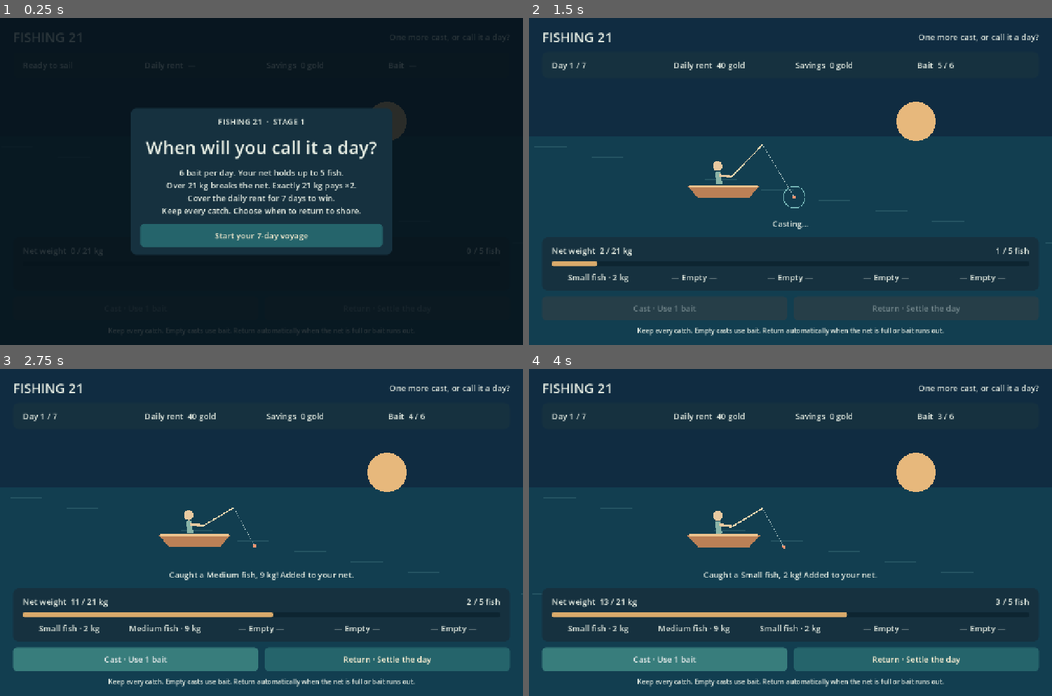
Above: before the commit, frames 1-4 (two rows, left to right).
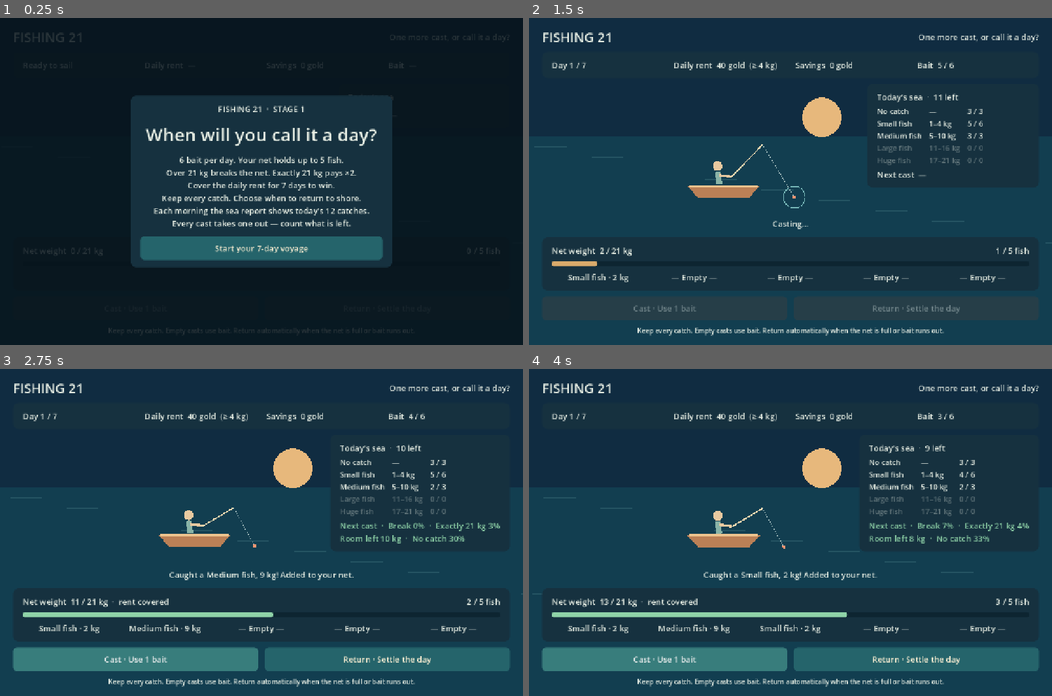
Above: after the commit, the same moments.

Repository: Peggyyyyyyyy123/fishing-21
Game: Godot game, scene res://scenes/main.tscn
The game is run twice, just before and just after one commit, with the same random seed, the same clock (stepped at 60 frames per second) and the same inputs.
Inputs:
- Up to frame 1 (0.25 s): no input
- Up to frame 2 (1.5 s): click "Start your 7-day voyage" at 0.5 s; click "Cast · Use 1 bait" at 1.25 s
- Up to frame 3 (2.75 s): click "Cast · Use 1 bait" at 2 s
- Up to frame 4 (4 s): click "Cast · Use 1 bait" at 2.75 s

The runs differ from the first frame. In frame 1, 11% of the frame differs, in the area x 25-78%, y 23-76%; in frame 2, 2.3%; in frame 3, 3.6%; in frame 4, 3.7%.

Commit message:
Stage 2: sea report panel, odds and rent in kilograms
SeaReportPanel owns the new report so GameView only delegates to it. The
weight bar shares the panel's risk colour. Rent is also shown in kg.

Co-Authored-By: Claude Opus 5.5 <noreply@anthropic.com>

Diff:
--- a/presentation/fishing_view.gd
+++ b/presentation/fishing_view.gd
@@ -19,7 +19,7 @@
 	var horizon := size.y * 0.36
 	draw_rect(Rect2(Vector2.ZERO, size), Color("102c41"))
 	draw_rect(Rect2(0, horizon, size.x, size.y - horizon), Color("123e50"))
-	draw_circle(Vector2(size.x * 0.74, horizon - 35), 48, Color("e7b87c"))
+	draw_circle(Vector2(size.x * 0.56, horizon - 45), 48, Color("e7b87c"))
 	for index in range(12):
 		var y := horizon + 28 + index * 26
 		var x := fmod(index * 139.0 + _time * 9.0, maxf(size.x, 1.0))
--- a/presentation/game_view.gd
+++ b/presentation/game_view.gd
@@ -13,6 +13,7 @@
 @onready var _cast_button: Button = %CastButton
 @onready var _return_button: Button = %ReturnButton
 @onready var _scenery: FishingView = $FishingView
+@onready var _sea_report: SeaReportPanel = %SeaPanel
 
 
 func _ready() -> void:
@@ -31,6 +32,8 @@
 	%StartButton.text = "Start your %d-day voyage" % config.get_total_days()
 	%StartButton.disabled = false
 	%MenuRules.text = "%d bait per day. Your net holds up to %d fish.\nOver %d kg breaks the net. Exactly %d kg pays ×%d.\ …(231 unchanged characters)…
+	if config.sea_pool_size > 0:
+		%MenuRules.text += "\nEach morning the sea report shows today's %d catches.\nEvery cast takes one out — count what is left." % config.sea_pool_size
 	_menu.show()
 	_result.hide()
 
@@ -45,10 +48,13 @@
 	if day == null:
 		return
 	%DayLabel.text = "Day %d / %d" % [session.get_day_number(), session.get_total_days()]
-	%QuotaLabel.text = "Daily rent  %d gold" % day.get_quota()
+	var rent_kg := _rent_weight_kg(day.get_quota(), config)
+	%QuotaLabel.text = "Daily rent  %d gold  (≥ %d kg)" % [day.get_quota(), rent_kg]
 	%CoinsLabel.text = "Savings  %d gold" % session.get_coins()
 	%BaitLabel.text = "Bait  %d / %d" % [day.get_bait_remaining(), config.bait_per_day]
 	%WeightLabel.text = "Net weight  %d / %d kg" % [day.get_total_weight_kg(), config.weight_cap_kg]
+	if day.get_total_weight_kg() >= rent_kg and day.get_total_weight_kg() <= config.weight_cap_kg:
+		%WeightLabel.text += "  ·  rent covered"
 	%WeightBar.max_value = config.weight_cap_kg
 	%WeightBar.value = day.get_total_weight_kg()
 	%NetCount.text = "%d / %d fish" % [day.get_fish_count(), config.net_slots]
@@ -70,6 +76,20 @@
 	_cast_button.disabled = not active or not day.can_cast()
 	_return_button.disabled = not active
 	_scenery.set_casting(busy)
+	var forecast: CatchForecast = null if busy else session.get_next_cast_forecast()
+	_sea_report.render(day, config, forecast)
+	_tint_weight_bar(forecast)
+
+
+func _tint_weight_bar(forecast: CatchForecast) -> void:
+	var fill := StyleBoxFlat.new()
+	fill.set_corner_radius_all(5)
+	fill.bg_color = SeaReportPanel.risk_color(forecast)
+	%WeightBar.add_theme_stylebox_override("fill", fill)
+
+
+func _rent_weight_kg(quota: int, config: GameConfig) -> int:
+	return ceili(float(quota) / config.price_per_kg)
 
 
 func set_message(message: String) -> void:
--- /dev/null
+++ b/presentation/sea_report_panel.gd
@@ -0,0 +1,81 @@
+class_name SeaReportPanel
+extends PanelContainer
+## Shows today's sea and the next-cast odds. Reads model snapshots only; no rule decisions.
+
+const SAFE := Color("8fd3a8")
+const WARNING := Color("f0c674")
+const DANGER := Color("f08a76")
+
+@onready var _title: Label = %SeaTitle
+@onready var _grid: GridContainer = %SeaGrid
+@onready var _forecast_label: Label = %ForecastLabel
+
+
+## Colour for a break chance; shared with the net weight bar so both warn together.
+static func risk_color(forecast: CatchForecast) -> Color:
+	if forecast == null:
+		return Color("d9aa6b")
+	if forecast.get_bust_chance() >= 0.35:
+		return DANGER
+	if forecast.get_bust_chance() >= 0.15:
+		return WARNING
+	return SAFE
+
+
+func render(day: FishingDay, config: GameConfig, forecast: CatchForecast) -> void:
+	_render_counts(day, config)
+	_render_forecast(forecast, config)
+
+
+func _render_counts(day: FishingDay, config: GameConfig) -> void:
+	var initial := day.get_sea_initial_counts()
+	var remaining := day.get_sea_remaining_counts()
+	var chances := day.get_next_cast_chances()
+	for child in _grid.get_children():
+		_grid.remove_child(child)
+		child.queue_free()
+	if remaining.is_empty():
+		_title.text = "Fish in these waters"
+	else:
+		var left := 0
+		for species_id in remaining:
+			left += remaining[species_id]
+		_title.text = "Today's sea  ·  %d left" % left
+	for definition in config.fish_definitions:
+		var range_text := "—" if definition.is_empty_catch else "%d–%d kg" % [definition.min_weight_kg, definition.max_weight_kg]
+		var amount_text: String
+		var faded := false
+		if remaining.is_empty():
+			amount_text = "%d%%" % roundi(chances.get(definition.species_id, definition.probability) * 100.0)
+		else:
+			var now: int = remaining.get(definition.species_id, 0)
+			amount_text = "%d / %d" % [now, initial.get(definition.species_id, 0)]
+			faded = now == 0
+		for text in [definition.display_name, range_text, amount_text]:
+			var cell := Label.new()
+			cell.text = text
+			cell.add_theme_font_size_override("font_size", 18)
+			if faded:
+				cell.modulate = Color(1, 1, 1, 0.35)
+			_grid.add_child(cell)
+
+
+func _render_forecast(forecast: CatchForecast, config: GameConfig) -> void:
+	if forecast == null:
+		_forecast_label.text = "Next cast  —"
+		_forecast_label.remove_theme_color_override("font_color")
+		return
+	_forecast_label.text = "Next cast  ·  Break %s  ·  Exactly %d kg %s\nRoom left %d kg  ·  No catch %s" % [
+		_percent(forecast.get_bust_chance()),
+		config.weight_cap_kg,
+		_percent(forecast.get_perfect_chance()),
+		forecast.get_room_kg(),
+		_percent(forecast.get_empty_chance()),
+	]
+	_forecast_label.add_theme_color_override("font_color", risk_color(forecast))
+
+
+static func _percent(value: float) -> String:
+	if value > 0.0 and value < 0.01:
+		return "<1%"
+	return "%d%%" % roundi(value * 100.0)
--- a/scenes/game_view.tscn
+++ b/scenes/game_view.tscn
@@ -1,7 +1,8 @@
-[gd_scene load_steps=3 format=3]
+[gd_scene load_steps=4 format=3]
 
 [ext_resource type="Script" path="res://presentation/game_view.gd" id="1"]
 [ext_resource type="Script" path="res://presentation/fishing_view.gd" id="2"]
+[ext_resource type="Script" path="res://presentation/sea_report_panel.gd" id="3"]
 
 [node name="GameView" type="Control"]
 layout_mode = 1
@@ -82,11 +83,45 @@
 size_flags_horizontal = 3
 text = "Bait  —"
 
-[node name="SeaSpace" type="Control" parent="Margin/Layout"]
+[node name="SeaSpace" type="HBoxContainer" parent="Margin/Layout"]
 layout_mode = 2
 size_flags_vertical = 3
 custom_minimum_size = Vector2(0, 120)
 mouse_filter = 2
+
+[node name="Scenery" type="Control" parent="Margin/Layout/SeaSpace"]
+layout_mode = 2
+size_flags_horizontal = 3
+mouse_filter = 2
+
+[node name="SeaPanel" type="PanelContainer" parent="Margin/Layout/SeaSpace"]
+unique_name_in_owner = true
+layout_mode = 2
+size_flags_vertical = 0
+custom_minimum_size = Vector2(420, 0)
+mouse_filter = 2
+script = ExtResource("3")
+
+[node name="Layout" type="VBoxContainer" parent="Margin/Layout/SeaSpace/SeaPanel"]
+layout_mode = 2
+theme_override_constants/separation = 8
+
+[node name="SeaTitle" type="Label" parent="Margin/Layout/SeaSpace/SeaPanel/Layout"]
+unique_name_in_owner = true
+layout_mode = 2
+text = "Today's sea"
+
+[node name="SeaGrid" type="GridContainer" parent="Margin/Layout/SeaSpace/SeaPanel/Layout"]
+unique_name_in_owner = true
+layout_mode = 2
+theme_override_constants/h_separation = 18
+theme_override_constants/v_separation = 4
+columns = 3
+
+[node name="ForecastLabel" type="Label" parent="Margin/Layout/SeaSpace/SeaPanel/Layout"]
+unique_name_in_owner = true
+layout_mode = 2
+text = "Next cast  —"
 
 [node name="CatchMessage" type="Label" parent="Margin/Layout"]
 unique_name_in_owner = true
Not shown, added: presentation/sea_report_panel.gd.uid
